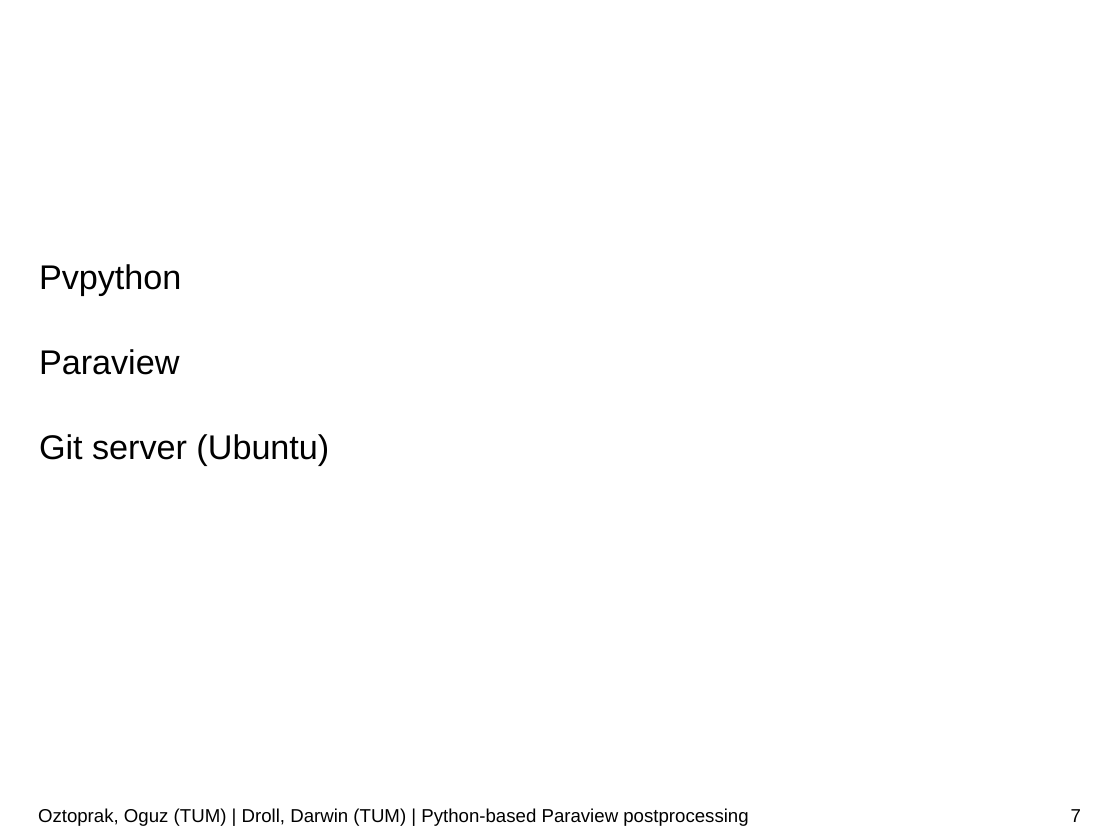
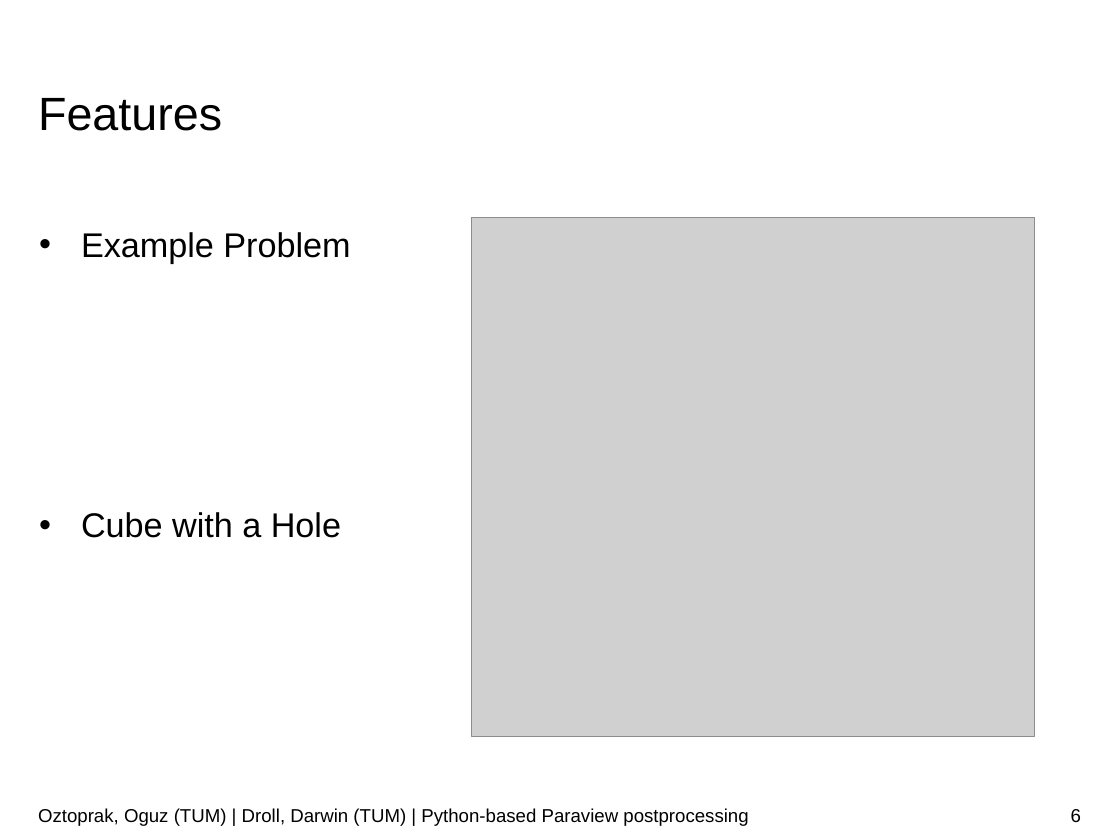
Before and after one commit to JusticeBoi/Paraview-PostProcessing-SoftwareLab, a slide deck: slide 6 of Paraview-postprocessor.pptx (slide 7 before the commit). Drawn at 1120x840 pixels with LibreOffice and Linux fonts; fonts in the diff are those of the drawing; grey boxes stand for pictures; background and template pictures are left out. Boxes give left, top, right and bottom in pixels: in the first picture for what was removed or moved away, otherwise in the second. Text is boxed around its words. In the diff, an @@ line names an element or a change of style, - is before the commit and + after.

```diff
--- a/Paraview-postprocessor.pptx
+++ b/Paraview-postprocessor.pptx
@@ text at (38, 98, 222, 131): text changed @@
-Strategy
+Features
@@ text at (81, 232, 350, 538): text changed @@
-Pvpython
-Paraview
-Git server (Ubuntu)
+• Example Problem
+• Cube with a Hole
@@ picture added at (472, 217, 1035, 736) @@
@@ page number at (1071, 809, 1081, 822): text changed @@
-7
+6
```
Also in this commit, not shown: 8 other slides changed, 7 slides added.
